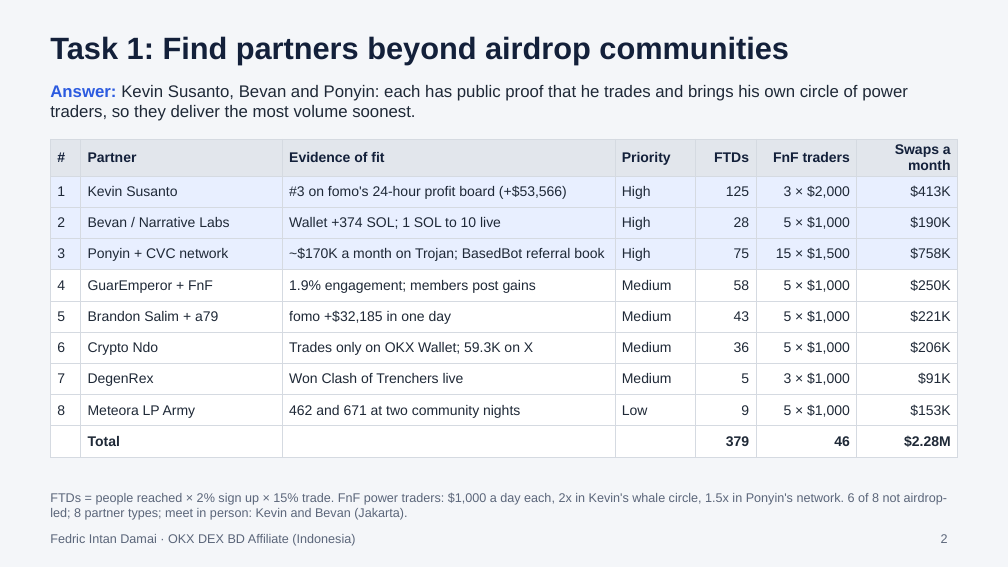
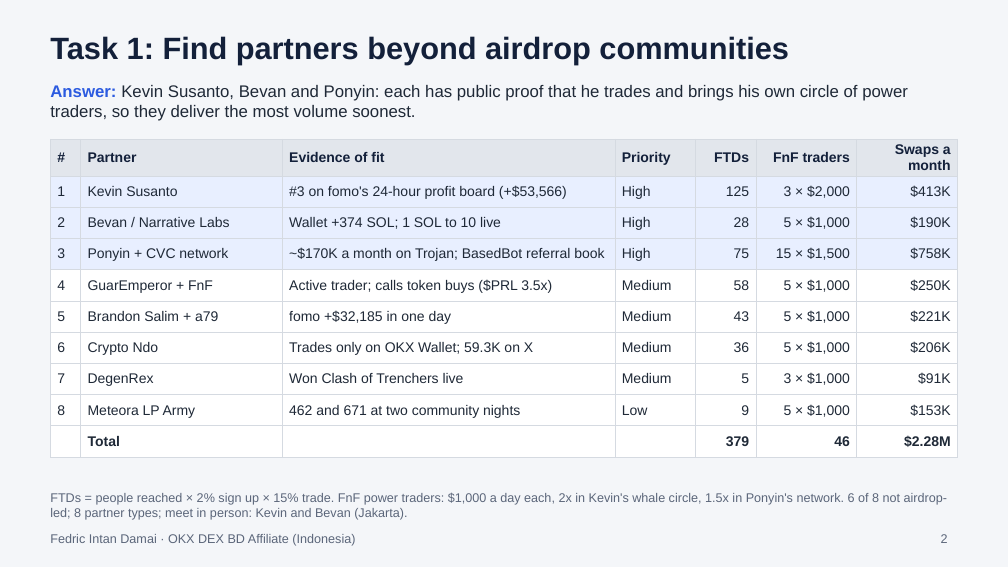
Before and after one commit to fedricdamai/SuperCashier, a slide deck: slide 2 of okx-dex-affiliates-id/submission-v2/OKX_DEX_BD_Affiliate_Indonesia_Slides.pptx. Drawn at 1008x567 pixels with LibreOffice and Linux fonts; fonts in the diff are those of the drawing. Boxes give left, top, right and bottom in pixels: in the first picture for what was removed or moved away, otherwise in the second. Text is boxed around its words. In the diff, an @@ line names an element or a change of style, - is before the commit and + after.

```diff
--- a/okx-dex-affiliates-id/submission-v2/OKX_DEX_BD_Affiliate_Indonesia_Slides.pptx
+++ b/okx-dex-affiliates-id/submission-v2/OKX_DEX_BD_Affiliate_Indonesia_Slides.pptx
@@ table at <box>50,139,958,451</box> @@
-row 5, column 3: 1.9% engagement; members post gains
+row 5, column 3: Active trader; calls token buys ($PRL 3.5x)
```
Also in this commit, not shown: 6 other files.
